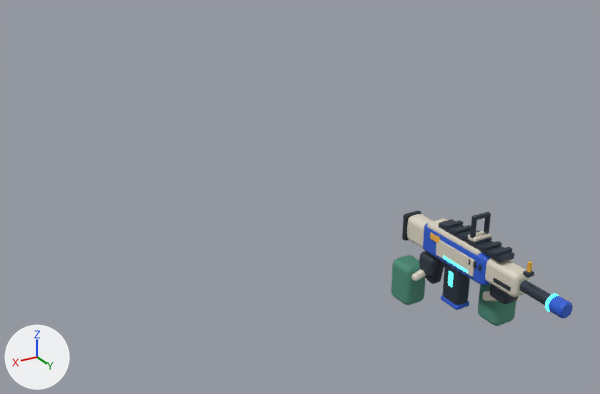
An edit to the Blender file art_source/toy_actors.blend, drawn before and after from the same camera.
Before and after are seen from a 50 mm lens placed at (3.76, 4.01, 2.73), pointed at (1.4, 0.08, 0.76). The lights are fixed; the arrows at lower left show +X, +Y and +Z. The picture after the commit comes second.

The first picture shows 'rifle_toy_glove', 'rifle_toy_metal', 'rifle_toy_primary', 'rifle_toy_rubber', 'rifle_toy_shell', 'rifle_toy_sleeve' and 3 more.
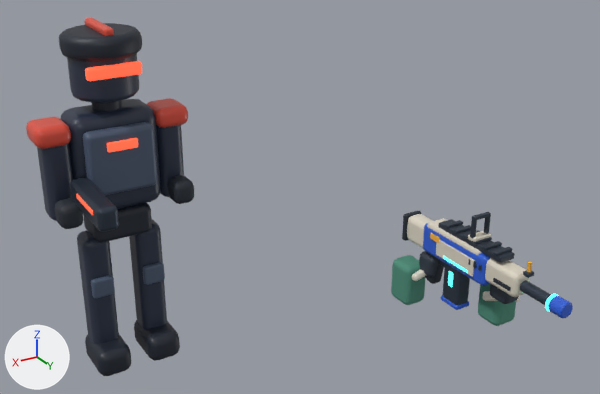
Boxes [x1, y1, x2, y2] around the edits, measured in the pictures (600 x 394 px):
'Vest', added (dark blue): after [83, 122, 157, 195]
'Torso', added (dark blue): after [61, 99, 161, 209]
'RightLeg', added (dark blue): after [77, 230, 119, 344]
'LeftLeg', added: after [129, 219, 167, 329]
'Helmet', added: after [59, 23, 142, 62]
'Head', added: after [67, 54, 139, 103]
'RightArm', added (dark blue): after [37, 143, 73, 221]
'EnemyGun', added (dark blue): after [70, 178, 119, 232]
'LeftArm', added (dark blue): after [156, 125, 184, 197]
'Pelvis', added (dark blue): after [83, 203, 152, 242]
'RightFoot', added: after [85, 335, 131, 376]
'LeftFoot', added (dark blue): after [134, 320, 180, 361]
'RightPad', added (red): after [26, 117, 71, 149]
'LeftPad', added (red): after [147, 98, 188, 128]
'Visor', added (red): after [85, 61, 142, 81]
'RightHand', added (dark blue): after [55, 198, 83, 229]
'LeftHand', added (dark blue): after [167, 176, 194, 204]
'RightKnee', added (dark blue): after [91, 275, 115, 298]
'LeftKnee', added: after [143, 262, 165, 285]
'ChestMark', added: after [107, 138, 138, 153]
'Crest', added: after [84, 18, 114, 36]
'Neck', added (mostly hidden): after [91, 100, 122, 111]
'GunStripe', added: after [76, 194, 93, 215]

Patch to the scene script:
```diff
--- a/art_source/toy_actors.blend.py
+++ b/art_source/toy_actors.blend.py
@@ ob_gunstripe @@
+ob_gunstripe = bpy.data.objects.new('GunStripe', me_cube_064)  # 96 vertices, 98 faces; spans x -0.003..0.003, y -0.12..0.12, z -0.012..0.012; in mat_toy_visor (red #ff5a3c, glowing red #ff5a3c)
+ob_gunstripe.parent = ob_enemygun
+ob_gunstripe.location = (0.272, 0.38, 1.14)
@@ ob_enemygun @@
+ob_enemygun = bpy.data.objects.new('EnemyGun', me_cube_063)  # 96 vertices, 98 faces; spans x -0.05..0.05, y -0.225..0.225, z -0.06..0.06; in mat_toy_metal (dark blue #3b4553)
+ob_enemygun.parent = ob_enemy
+ob_enemygun.location = (0.22, 0.35, 1.12)
@@ ob_enemy @@
+ob_enemy = bpy.data.objects.new('enemy', None)
+ob_enemy.location = (2.5, 0.0, 0.0)
@@ ob_righthand @@
+ob_righthand = bpy.data.objects.new('RightHand', me_cube_062)  # 96 vertices, 98 faces; spans x -0.06..0.06, y -0.07..0.07, z -0.065..0.065; in mat_toy_rubber (dark blue #232b35)
+ob_righthand.parent = ob_enemy
+ob_righthand.location = (0.3, 0.18, 1.02)
@@ ob_rightpad @@
+ob_rightpad = bpy.data.objects.new('RightPad', me_cube_061)  # 96 vertices, 98 faces; spans x -0.09..0.09, y -0.105..0.105, z -0.055..0.055; in mat_toy_team (red #e0513f)
+ob_rightpad.parent = ob_rightarm
+ob_rightpad.location = (0.312, 0.02, 1.4)
@@ ob_rightarm @@
+ob_rightarm = bpy.data.objects.new('RightArm', me_cube_060)  # 96 vertices, 98 faces; spans x -0.07..0.07, y -0.08..0.08, z -0.23..0.23; in mat_toy_body (dark blue #2b3447)
+ob_rightarm.parent = ob_enemy
+ob_rightarm.location = (0.3, 0.025, 1.17)
@@ ob_lefthand @@
+ob_lefthand = bpy.data.objects.new('LeftHand', me_cube_062.copy())
+ob_lefthand.parent = ob_enemy
+ob_lefthand.location = (-0.3, 0.18, 1.02)
@@ ob_leftpad @@
+ob_leftpad = bpy.data.objects.new('LeftPad', me_cube_061.copy())
+ob_leftpad.parent = ob_leftarm
+ob_leftpad.location = (-0.312, 0.02, 1.4)
@@ ob_leftarm @@
+ob_leftarm = bpy.data.objects.new('LeftArm', me_cube_060.copy())
+ob_leftarm.parent = ob_enemy
+ob_leftarm.location = (-0.3, 0.025, 1.17)
@@ ob_rightfoot @@
+ob_rightfoot = bpy.data.objects.new('RightFoot', me_cube_056)  # 96 vertices, 98 faces; spans x -0.095..0.095, y -0.15..0.15, z -0.08..0.08; in mat_toy_body_dark (dark blue #1d2431)
+ob_rightfoot.parent = ob_enemy
+ob_rightfoot.location = (0.145, 0.06, 0.09)
@@ ob_rightknee @@
+ob_rightknee = bpy.data.objects.new('RightKnee', me_cube_055)  # 96 vertices, 98 faces; spans x -0.06..0.06, y -0.02..0.02, z -0.055..0.055; in mat_toy_vest (dark blue #4d5b72)
+ob_rightknee.parent = ob_rightleg
+ob_rightknee.location = (0.145, 0.095, 0.52)
@@ ob_rightleg @@
+ob_rightleg = bpy.data.objects.new('RightLeg', me_cube_054)  # 96 vertices, 98 faces; spans x -0.075..0.075, y -0.085..0.085, z -0.34..0.34; in mat_toy_body (dark blue #2b3447)
+ob_rightleg.parent = ob_enemy
+ob_rightleg.location = (0.145, 0.0, 0.46)
@@ ob_leftfoot @@
+ob_leftfoot = bpy.data.objects.new('LeftFoot', me_cube_056.copy())
+ob_leftfoot.parent = ob_enemy
+ob_leftfoot.location = (-0.145, 0.06, 0.09)
@@ ob_leftknee @@
+ob_leftknee = bpy.data.objects.new('LeftKnee', me_cube_055.copy())
+ob_leftknee.parent = ob_leftleg
+ob_leftknee.location = (-0.145, 0.095, 0.52)
@@ ob_leftleg @@
+ob_leftleg = bpy.data.objects.new('LeftLeg', me_cube_054.copy())
+ob_leftleg.parent = ob_enemy
+ob_leftleg.location = (-0.145, 0.0, 0.46)
@@ ob_visor @@
+ob_visor = bpy.data.objects.new('Visor', me_cube_050)  # 96 vertices, 98 faces; spans x -0.14..0.14, y -0.02..0.02, z -0.032..0.032; in mat_toy_visor (red #ff5a3c, glowing red #ff5a3c)
+ob_visor.parent = ob_enemy
+ob_visor.location = (0.0, 0.165, 1.7)
@@ ob_crest @@
+ob_crest = bpy.data.objects.new('Crest', me_cube_049)  # 96 vertices, 98 faces; spans x -0.025..0.025, y -0.16..0.16, z -0.022..0.022; in mat_toy_team (red #e0513f)
+ob_crest.parent = ob_helmet
+ob_crest.location = (0.0, -0.01, 1.88)
@@ ob_helmet @@
+ob_helmet = bpy.data.objects.new('Helmet', me_cylinder_005)  # 128 vertices, 114 faces; spans x -0.2..0.2, y -0.2..0.2, z -0.06..0.06; in mat_toy_body_dark (dark blue #1d2431)
+ob_helmet.parent = ob_enemy
+ob_helmet.location = (0.0, 0.0, 1.81)
@@ ob_head @@
+ob_head = bpy.data.objects.new('Head', me_cylinder_004)  # 128 vertices, 114 faces; spans x -0.17..0.17, y -0.17..0.17, z -0.14..0.14; in mat_toy_body (dark blue #2b3447)
+ob_head.parent = ob_enemy
+ob_head.location = (0.0, 0.0, 1.68)
@@ ob_neck @@
+ob_neck = bpy.data.objects.new('Neck', me_cylinder_003)  # 128 vertices, 114 faces; spans x -0.075..0.075, y -0.075..0.075, z -0.06..0.06; in mat_toy_body_dark (dark blue #1d2431)
+ob_neck.parent = ob_enemy
+ob_neck.location = (0.0, 0.0, 1.52)
@@ ob_pelvis @@
+ob_pelvis = bpy.data.objects.new('Pelvis', me_cube_048)  # 96 vertices, 98 faces; spans x -0.16..0.16, y -0.12..0.12, z -0.085..0.085; in mat_toy_body_dark (dark blue #1d2431)
+ob_pelvis.parent = ob_enemy
+ob_pelvis.location = (0.0, 0.0, 0.86)
@@ ob_chestmark @@
+ob_chestmark = bpy.data.objects.new('ChestMark', me_cube_046)  # 96 vertices, 98 faces; spans x -0.08..0.08, y -0.01..0.01, z -0.025..0.025; in mat_toy_visor (red #ff5a3c, glowing red #ff5a3c)
+ob_chestmark.parent = ob_enemy
+ob_chestmark.location = (0.0, 0.195, 1.33)
@@ ob_vest @@
+ob_vest = bpy.data.objects.new('Vest', me_cube_045)  # 96 vertices, 98 faces; spans x -0.18..0.18, y -0.04..0.04, z -0.17..0.17; in mat_toy_vest (dark blue #4d5b72)
+ob_vest.parent = ob_enemy
+ob_vest.location = (0.0, 0.15, 1.24)
@@ ob_torso @@
+ob_torso = bpy.data.objects.new('Torso', me_cube_044)  # 96 vertices, 98 faces; spans x -0.23..0.23, y -0.13..0.13, z -0.27..0.27; in mat_toy_body (dark blue #2b3447)
+ob_torso.parent = ob_enemy
+ob_torso.location = (0.0, 0.0, 1.21)
```
